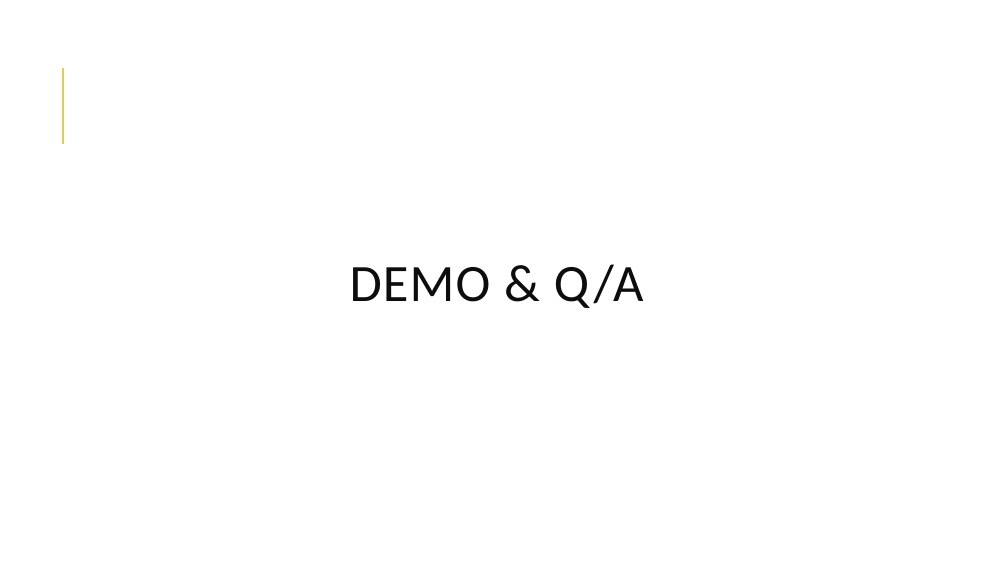
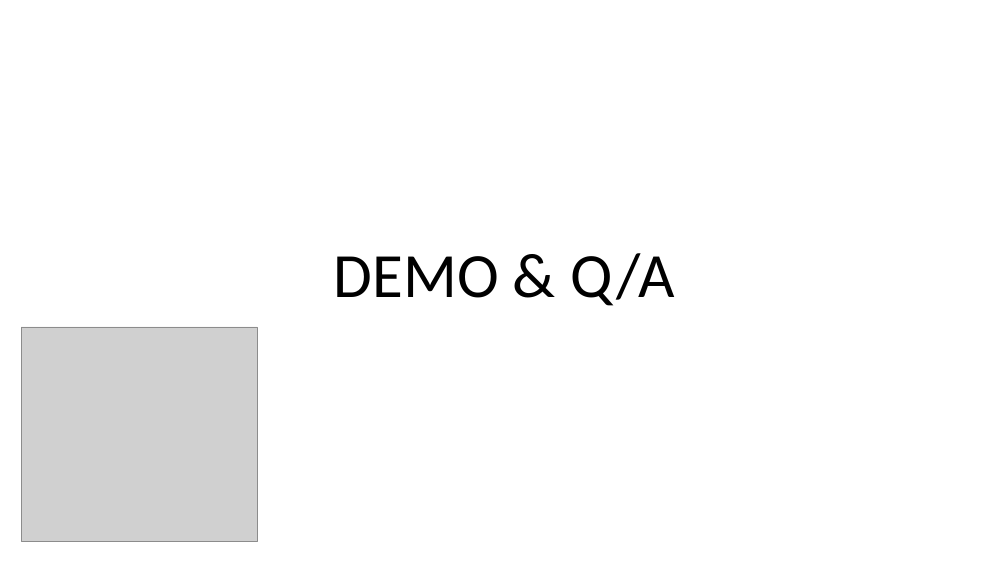
Before and after one commit to bogas04/MVP-Generator, a slide deck: slide 39 of docs/Final/Presentation.pptx (slide 28 before the commit). Drawn at 1008x567 pixels with LibreOffice and Linux fonts; fonts in the diff are those of the drawing; grey boxes stand for pictures. Boxes give left, top, right and bottom in pixels: in the first picture for what was removed or moved away, otherwise in the second. Text is boxed around its words. In the diff, an @@ line names an element or a change of style, - is before the commit and + after.

```diff
--- a/docs/Final/Presentation.pptx
+++ b/docs/Final/Presentation.pptx
@@ line removed from (63, 144) to (63, 68) @@
@@ title "DEMO & Q/A": place and size @@
-title "DEMO & Q/A" at box(350, 264, 644, 308)
+title "DEMO & Q/A" at box(334, 253, 675, 306)
@@ title "DEMO & Q/A" at box(334, 253, 675, 306): size 50 to 60 pt, text colour #0D0D0D to #000000, letter spacing 1 to 0 pt; line spacing 0.8 to 0.9 @@
@@ picture added at box(21, 327, 257, 541) @@
```
Also in this commit, not shown: 11 other slides changed, 20 slides added, 11 slides removed.
